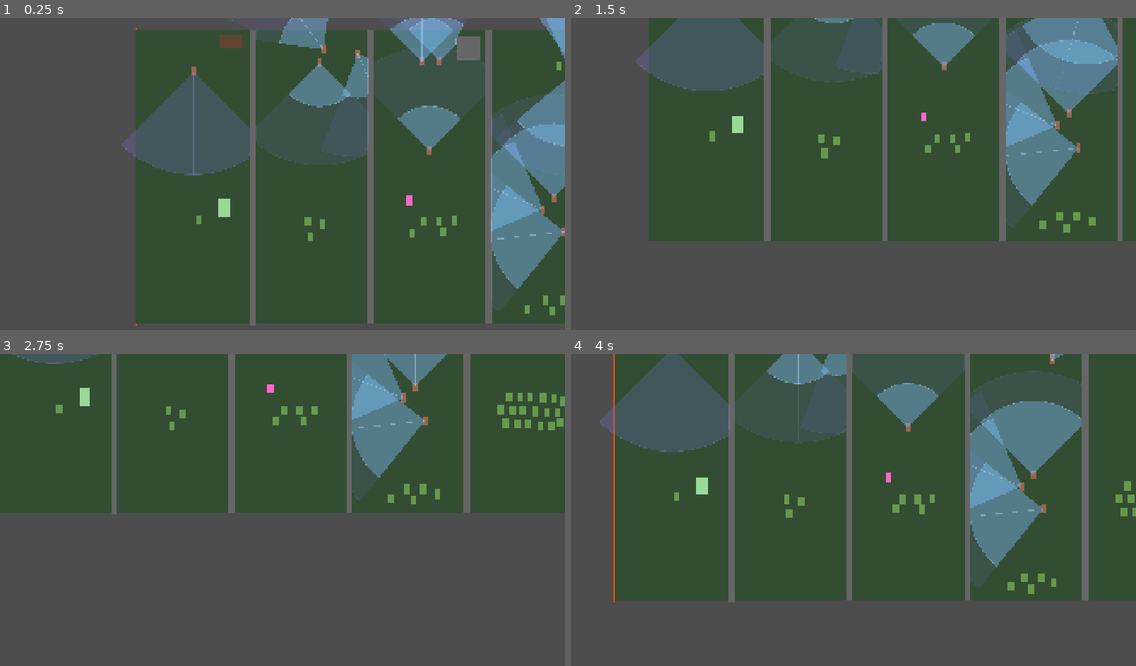
Above: before the commit, frames 1-4 (two rows, left to right).
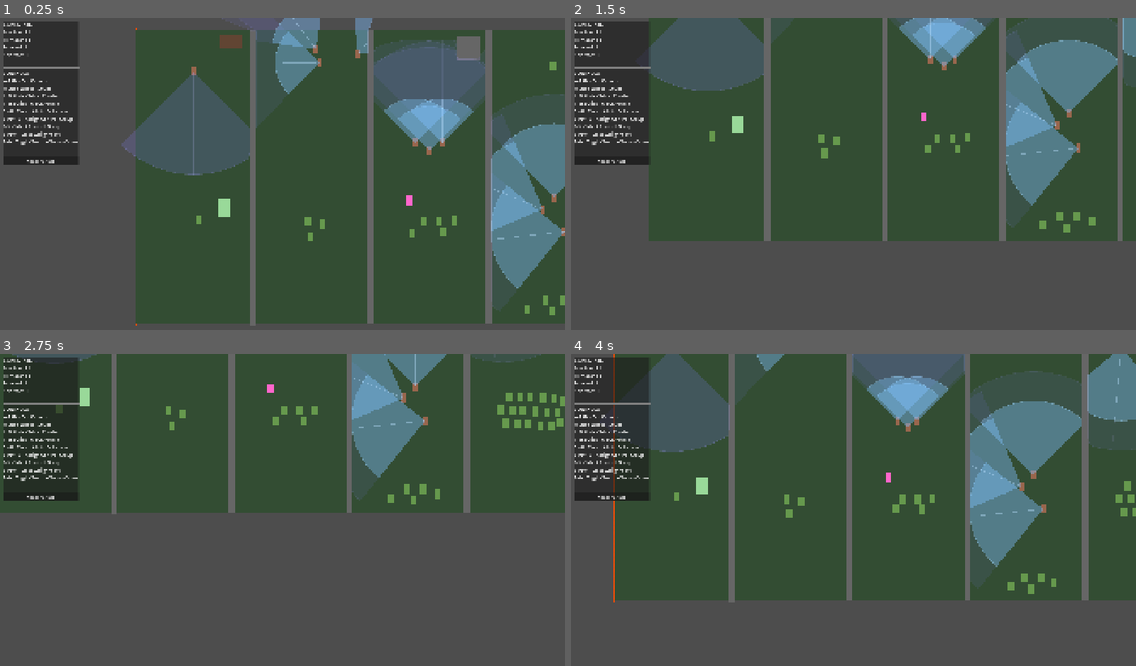
Above: after the commit, the same moments.

Repository: bengoodvach-draffin/dead-corps
Game: Godot game, scene res://scenes/sandbox_level_human_testing.tscn
Two runs of this game, one before a commit and one after it. Both use one fixed random seed, a clock stepped at 60 frames per second and the inputs below. This scene is started directly instead of the project's main scene.
Inputs (mouse positions are in pixels of both pictures, inside the frame that each line leads up to):
- Up to frame 1 (0.25 s): no input
- Up to frame 2 (1.5 s): tap Enter at 0.5 s; move the mouse to (977, 161) at 0.52 s; hold Right 0.53-1.28 s; hold S (camera_down) 0.53-1.28 s; move the mouse to (740, 192) at 1.27 s; hold Down from 1.28 s (still down); tap A (camera_left) at 1.35 s
- Up to frame 3 (2.75 s): move the mouse to (339, 444) at 2.02 s; release Down at 2.03 s; hold Right from 2.03 s (still down); hold D (camera_right) from 2.03 s (still down)
- Up to frame 4 (4 s): move the mouse to (825, 575) at 2.77 s; release Right at 2.78 s; release D (camera_right) at 2.78 s; hold Up 2.78-3.53 s; tap W (camera_up) at 2.85 s; move the mouse to (1023, 559) at 3.52 s; hold Left from 3.53 s (still down); hold Right mouse button (command) from 3.53 s (still down)

The runs differ from the first frame. In frame 1, 16% of the frame differs, in the area x 0-100%, y 0-48%; in frame 2, 11%; in frame 3, 6.0%; in frame 4, 13%.

Commit message:
added sound and new human reaction behaviour
Humans now react to friendlies being charged or killed, reduced turn back position to 30 second cooldown

Quite a few bugs, this all needs to be reviewed properly

Diff:
--- a/scenes/sandbox_level_human_testing.tscn
+++ b/scenes/sandbox_level_human_testing.tscn
@@ -105,13 +105,13 @@
 fleeing_drain = 40.0
 weapon_range = 150.0
 aim_time = 0.7
-sentry_facing_degrees = 180.0
+sentry_facing_degrees = 269.0
 flee_vision_range = 100.0
 cohesion_strength = 12.0
 alignment_rate = 0.3
 
 [node name="Human8" parent="TestLevel/Humans" unique_id=1346925049 instance=ExtResource("6_qckbd")]
-position = Vector2(256, -418)
+position = Vector2(257, -418)
 initial_state = 1
 defender_class = 1
 morale_max = 150.0
@@ -119,13 +119,13 @@
 fleeing_drain = 40.0
 weapon_range = 150.0
 aim_time = 0.7
-sentry_facing_degrees = 156.0
+sentry_facing_degrees = 39.0
 flee_vision_range = 100.0
 cohesion_strength = 12.0
 alignment_rate = 0.3
 
 [node name="Human9" parent="TestLevel/Humans" unique_id=576160070 instance=ExtResource("6_qckbd")]
-position = Vector2(139, -433)
+position = Vector2(114, -434)
 initial_state = 1
 defender_class = 1
 morale_max = 150.0
@@ -152,7 +152,7 @@
 alignment_rate = 0.3
 
 [node name="Human10" parent="TestLevel/Humans" unique_id=1034819640 instance=ExtResource("6_qckbd")]
-position = Vector2(533.77686, -391.6292)
+position = Vector2(544, -116)
 initial_state = 1
 defender_class = 2
 morale_max = 200.0
@@ -165,7 +165,7 @@
 alignment_rate = 0.3
 
 [node name="Human11" parent="TestLevel/Humans" unique_id=1981020956 instance=ExtResource("6_qckbd")]
-position = Vector2(473.66983, -392.68036)
+position = Vector2(449, -116)
 initial_state = 1
 defender_class = 2
 morale_max = 200.0
@@ -207,7 +207,7 @@
 alignment_rate = 0.3
 
 [node name="Human12" parent="TestLevel/Humans" unique_id=1087255169 instance=ExtResource("6_qckbd")]
-position = Vector2(988, -353)
+position = Vector2(1223, -363)
 initial_state = 1
 defender_class = 4
 morale_max = 1000.0
@@ -221,7 +221,7 @@
 alignment_rate = 0.3
 
 [node name="Human13" parent="TestLevel/Humans" unique_id=1672202995 instance=ExtResource("6_qckbd")]
-position = Vector2(988, -349)
+position = Vector2(1380, -301)
 initial_state = 1
 defender_class = 4
 morale_max = 1000.0
@@ -235,7 +235,7 @@
 alignment_rate = 0.3
 
 [node name="Human14" parent="TestLevel/Humans" unique_id=1116798384 instance=ExtResource("6_qckbd")]
-position = Vector2(988, -358)
+position = Vector2(1301, -312)
 initial_state = 1
 defender_class = 4
 morale_max = 1000.0
@@ -378,7 +378,6 @@
 navigation_polygon = SubResource("NavigationPolygon_4viah")
 
 [node name="DebugOverlay" parent="." unique_id=468344591 instance=ExtResource("11_mdb3q")]
-visible = false
 
 [node name="EndGameOverlay" parent="." unique_id=2000451810 instance=ExtResource("12_jxsff")]
 visible = false
--- a/scripts/human.gd
+++ b/scripts/human.gd
@@ -409,20 +409,27 @@
 ## Suppresses swing arc so alert facing isn't overwritten each frame.
 var _is_alerted: bool = false
 
-## Cooldown per human to prevent jitter from repeated gunshot broadcasts — 1 second.
-var _gunshot_response_cooldown: float = 0.0
-
-## Target facing direction for smooth rotation toward alert/gunshot events.
-## Each frame, facing_direction lerps toward this at ALERT_TURN_SPEED.
-## Set by _apply_alert_facing() and receive_gunshot_alert().
+## === HIGH URGENCY ALERT RUNTIME (v0.23.1) ===
+
+## Shared cooldown across all high urgency events (grapple, kill, gunshot) — 2 seconds.
+## Prevents thrashing when multiple events fire in quick succession.
+var _high_urgency_cooldown: float = 0.0
+
+## Pending high urgency event position — applied after 0.4s reaction delay.
+var _high_urgency_pending_pos: Vector2 = Vector2.ZERO
+
+## Countdown before applying high urgency facing — 0.4s reaction delay.
+var _high_urgency_delay_timer: float = 0.0
+
+## Hold timer — after high urgency event, holds alerted facing for 2s before returning.
+## Only returns if no zombies are in the new sightline when it expires.
+var _high_urgency_hold_timer: float = 0.0
+
+## Target facing direction for smooth rotation toward alert events.
+## Each frame, facing_direction rotates toward this at ALERT_TURN_SPEED.
+## Set by _apply_alert_facing() and receive_high_urgency_alert().
 ## Vector2.ZERO means no active rotation target.
 var _target_facing: Vector2 = Vector2.ZERO
-
-## Pending gunshot alert position — applied after _gunshot_delay_timer expires.
-var _pending_gunshot_pos: Vector2 = Vector2.ZERO
-
-## Countdown before applying a gunshot alert facing — gives a natural reaction delay.
-var _gunshot_delay_timer: float = 0.0
 
 ## Turn speed for alert-driven rotation — 360°/sec = 180° in 0.5s.
 const ALERT_TURN_SPEED: float = 360.0
@@ -773,13 +780,31 @@
 	# Tracks how long any zombie has been continuously in this human's vision cone.
 	# Drives the detection alert system — alert fires at 5 seconds.
 	_alert_cooldown = max(0.0, _alert_cooldown - delta)
-	_gunshot_response_cooldown = max(0.0, _gunshot_response_cooldown - delta)
+	_high_urgency_cooldown = max(0.0, _high_urgency_cooldown - delta)
+
+	# === HIGH URGENCY DELAY TIMER (v0.23.1) ===
+	# Applies pending high urgency facing after 0.4s reaction delay.
+	if _high_urgency_delay_timer > 0.0:
+		_high_urgency_delay_timer -= delta
+		if _high_urgency_delay_timer <= 0.0 and _high_urgency_pending_pos != Vector2.ZERO:
+			_target_facing = (_high_urgency_pending_pos - global_position).normalized()
+			_high_urgency_pending_pos = Vector2.ZERO
+
+	# === HIGH URGENCY HOLD TIMER (v0.23.1) ===
+	# After 2s with no zombies in new sightline, return to original facing.
+	if _high_urgency_hold_timer > 0.0:
+		_high_urgency_hold_timer -= delta
+		if _high_urgency_hold_timer <= 0.0 and _zombies_in_vision_count == 0:
+			print("👁️ ", name, " high urgency hold expired — returning to original facing")
+			facing_direction = degrees_to_vector(sentry_facing_degrees)
+			swing_center_angle = sentry_facing_degrees
+			_is_alerted = false
 
 	var zombies_in_cone := _zombies_in_vision_count > 0
 	if zombies_in_cone and current_state != State.TUNNEL_VISION:
 		# Zombie in cone — increment timer, freeze return timers
 		_cone_timer += delta
-		_facing_return_timer = 120.0
+		_facing_return_timer = 30.0
 		_patrol_resume_timer = 30.0
 
 		# Fire detection alert at 5 seconds if not in cooldown
@@ -798,7 +823,7 @@
 			# Cone just cleared — note patrol state before timers start
 			if _cone_timer >= 5.0:
 				# Alert had fired — start return timers
-				_facing_return_timer = max(_facing_return_timer, 120.0)
+				_facing_return_timer = max(_facing_return_timer, 30.0)
 				_patrol_resume_timer = max(_patrol_resume_timer, 30.0)
 		_cone_timer = 0.0
 		_alert_fired = false
@@ -870,13 +895,6 @@
 
 	# === ALERT ROTATION (v0.23.0) ===
 	# Smoothly rotate toward _target_facing when alerted.
-	# Gunshot delay timer fires pending alert after reaction delay.
-	if _gunshot_delay_timer > 0.0:
-		_gunshot_delay_timer -= delta
-		if _gunshot_delay_timer <= 0.0 and _pending_gunshot_pos != Vector2.ZERO:
-			_target_facing = (_pending_gunshot_pos - global_position).normalized()
-			_pending_gunshot_pos = Vector2.ZERO
-
 	if _target_facing != Vector2.ZERO and _is_alerted:
 		var angle_diff := facing_direction.angle_to(_target_facing)
 		var max_turn := deg_to_rad(ALERT_TURN_SPEED) * delta
@@ -1065,12 +1083,12 @@
 		if _last_ally_states.has(ally_id):
 			var last_state = _last_ally_states[ally_id]
 
-			# Ally just transitioned to GRAPPLED → apply grappled_drain
+			# Ally just transitioned to GRAPPLED → apply grappled_drain + high urgency alert
 			if current_ally_state == State.GRAPPLED and last_state != State.GRAPPLED:
 				print("💛 ", name, " morale hit: ally grappled nearby (", int(dist), "px) — -", grappled_drain)
-				# Point toward the zombie on top of the ally, not the ally themselves
 				_last_threat_position = _find_closest_zombie_to(ally.position)
 				_drain_morale(grappled_drain)
+				_broadcast_high_urgency_alert(ally.position, 75.0)
 
 			# Ally just transitioned to FLEEING (moving past) → apply fleeing_drain
 			if current_ally_state == State.FLEEING and last_state != State.FLEEING:
@@ -1225,8 +1243,8 @@
 
 	print("⚡ ", name, " fired at ", target.name, " (", int(position.distance_to(target.position)), "px)")
 
-	# Broadcast gunshot alert to nearby allies
-	_broadcast_gunshot_alert(target.global_position)
+	# Broadcast high urgency alert to nearby allies — gunshot radius 150px
+	_broadcast_high_urgency_alert(target.global_position, 150.0)
 
 	# Draw tracer FIRST — before damage — so it's visible even if zombie dies this frame
 	var start_local := Vector2(0.0, 15.0)  # Bottom edge of sprite
@@ -1271,9 +1289,6 @@
 ## Radius within which detection alert propagates to nearby allies.
 const ALERT_RADIUS: float = 150.0
 
-## Radius within which gunshot alert propagates to nearby allies.
-const GUNSHOT_ALERT_RADIUS: float = 150.0
-
 
 ## Broadcasts a detection alert to nearby allies.
 ## Each ally rotates to a class-appropriate facing offset relative to the threat.
@@ -1377,10 +1392,15 @@
 	print("  👁️ ", name, " | my_pos: ", global_position.snapped(Vector2(1,1)), " | threat_pos: ", threat_pos.snapped(Vector2(1,1)), " | own_threat_dir: ", own_threat_dir.snapped(Vector2(0.01,0.01)), " | offset: ", offset_deg, "° | target_facing: ", _target_facing.snapped(Vector2(0.01,0.01)))
 
 
-## Broadcasts a gunshot alert to nearby IDLE/SENTRY humans.
-## Each recipient snaps to face the target position (subject to 1s cooldown).
-## @param target_pos: World position of the zombie being shot at
-func _broadcast_gunshot_alert(target_pos: Vector2) -> void:
+## === HIGH URGENCY ALERT SYSTEM (v0.23.1) ===
+
+## Broadcasts a high urgency alert to nearby humans within radius.
+## Used for ally grappled (75px), ally killed (75px), and gunshot (150px) events.
+## All classes respond identically — direct facing, no class offsets.
+## Civilians included — FLEEING state check excludes them naturally once running.
+## @param event_pos: World position of the event
+## @param radius: Broadcast radius
+func _broadcast_high_urgency_alert(event_pos: Vector2, radius: float) -> void:
 	var all_humans := get_tree().get_nodes_in_group("humans")
 	for other in all_humans:
 		if other == self or not other is Human:
@@ -1388,24 +1408,27 @@
 		var ally := other as Human
 		if not is_instance_valid(ally):
 			continue
-		if global_position.distance_to(ally.global_position) <= GUNSHOT_ALERT_RADIUS:
-			ally.receive_gunshot_alert(target_pos)
-
-
-## Called by a firing ally to snap this human's facing toward the active target.
-## Has a 1-second per-human cooldown to prevent jitter from rapid fire.
-## @param target_pos: World position of the zombie being shot at
-func receive_gunshot_alert(target_pos: Vector2) -> void:
-	if _gunshot_response_cooldown > 0.0:
+		if global_position.distance_to(ally.global_position) <= radius:
+			ally.receive_high_urgency_alert(event_pos)
+
+
+## Called when a nearby high urgency event occurs (grapple, kill, or gunshot).
+## All classes respond identically — direct facing toward event position.
+## 0.4s reaction delay before facing updates. 2s shared cooldown. 2s hold after event.
+## @param event_pos: World position of the event to face
+func receive_high_urgency_alert(event_pos: Vector2) -> void:
+	if _high_urgency_cooldown > 0.0:
 		return
 	if current_state not in [State.IDLE, State.SENTRY]:
 		return
-	# Store pending position — applied after reaction delay
-	_pending_gunshot_pos = target_pos
-	_gunshot_delay_timer = 0.4  # 0.4s reaction delay before turning
-	_gunshot_response_cooldown = 1.0
+	if shoot_target != null:
+		return
+	_high_urgency_pending_pos = event_pos
+	_high_urgency_delay_timer = 0.4
+	_high_urgency_cooldown = 2.0
+	_high_urgency_hold_timer = 2.0
 	_is_alerted = true
-	print("🔫 ", name, " heard gunshot — reacting in 0.4s")
+	print("⚡ ", name, " high urgency alert — reacting in 0.4s")
 
 ## Applies a morale drain, clamps to 0, and checks for response trigger.
 ## @param amount: Amount to subtract from current morale (positive value)
@@ -1510,6 +1533,7 @@
 	print("💛 ", name, " morale hit: ally killed nearby — -", killed_drain)
 	_last_threat_position = _find_closest_zombie_to(ally_position)
 	_drain_morale(killed_drain)
+	_broadcast_high_urgency_alert(ally_position, 75.0)
 
 
 ## Uses raycasting to detect if buildings are blocking the view
Not shown, changed: .DS_Store
Not shown, changed: audio/.DS_Store
Not shown, added: docs/GAME_DESIGN_DOCUMENT_v0_23_1.md
Not shown, changed: docs/PROJECT_CONTEXT.md
Not shown, added: scripts/.DS_Store
